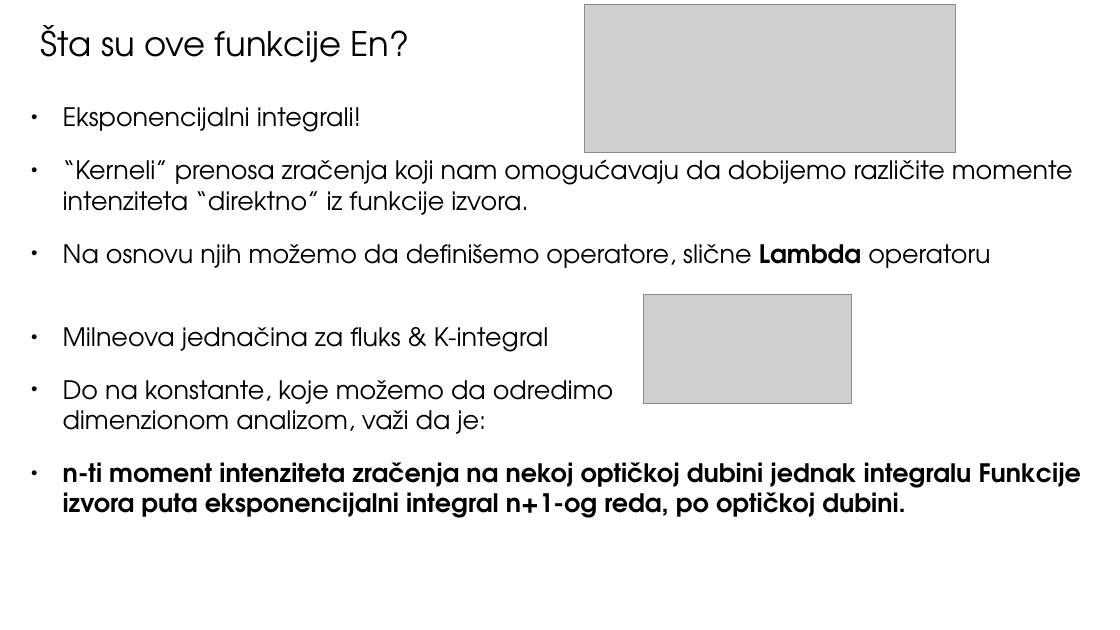
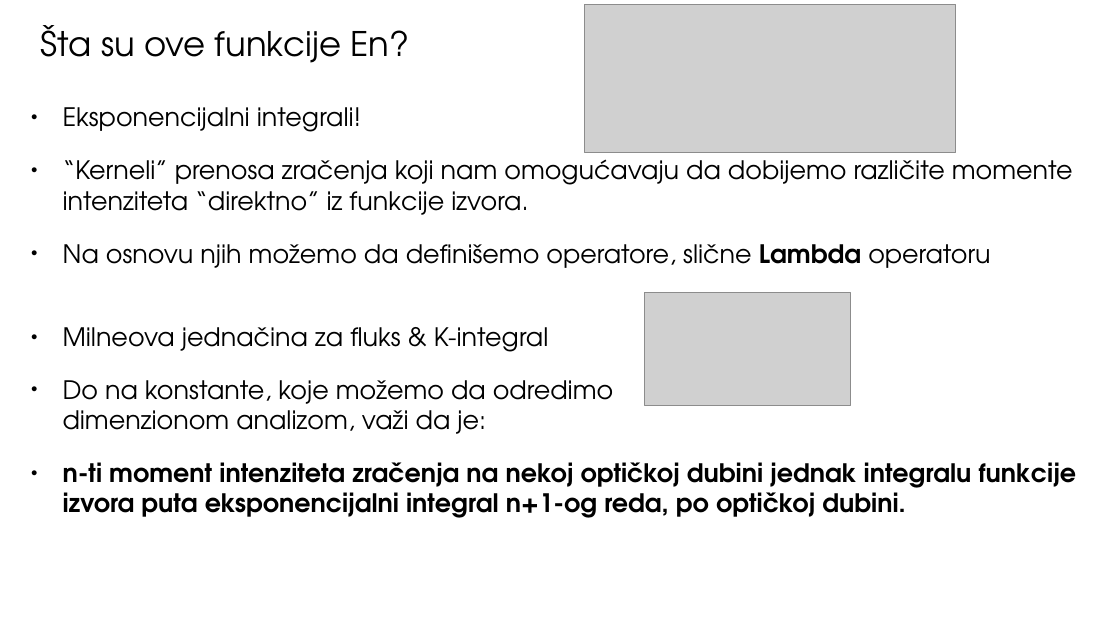
Before and after one commit to ivanzmilic/TZS_matf, a slide deck: slide 26 of Predavanja/Predavanje_05_Atmosfere_u_RZ.pptx. Drawn at 1120x630 pixels with LibreOffice and Linux fonts; fonts in the diff are those of the drawing; grey boxes stand for pictures. Boxes give left, top, right and bottom in pixels: in the first picture for what was removed or moved away, otherwise in the second. Text is boxed around its words. In the diff, an @@ line names an element or a change of style, - is before the commit and + after.

```diff
--- a/Predavanja/Predavanje_05_Atmosfere_u_RZ.pptx
+++ b/Predavanja/Predavanje_05_Atmosfere_u_RZ.pptx
@@ text at box(63, 462, 1077, 518): text changed @@
-● n-ti moment intenziteta zračenja na nekoj optičkoj dubini jednak integralu Funkcije izvora puta eksponencijalni integral n+1-og reda, po optičkoj dubini.
+● n-ti moment intenziteta zračenja na nekoj optičkoj dubini jednak integralu funkcije izvora puta eksponencijalni integral n+1-og reda, po optičkoj dubini.
```
Also in this commit, not shown: 23 other slides changed, 2 slides added, 1 slide removed, 5 other files.
